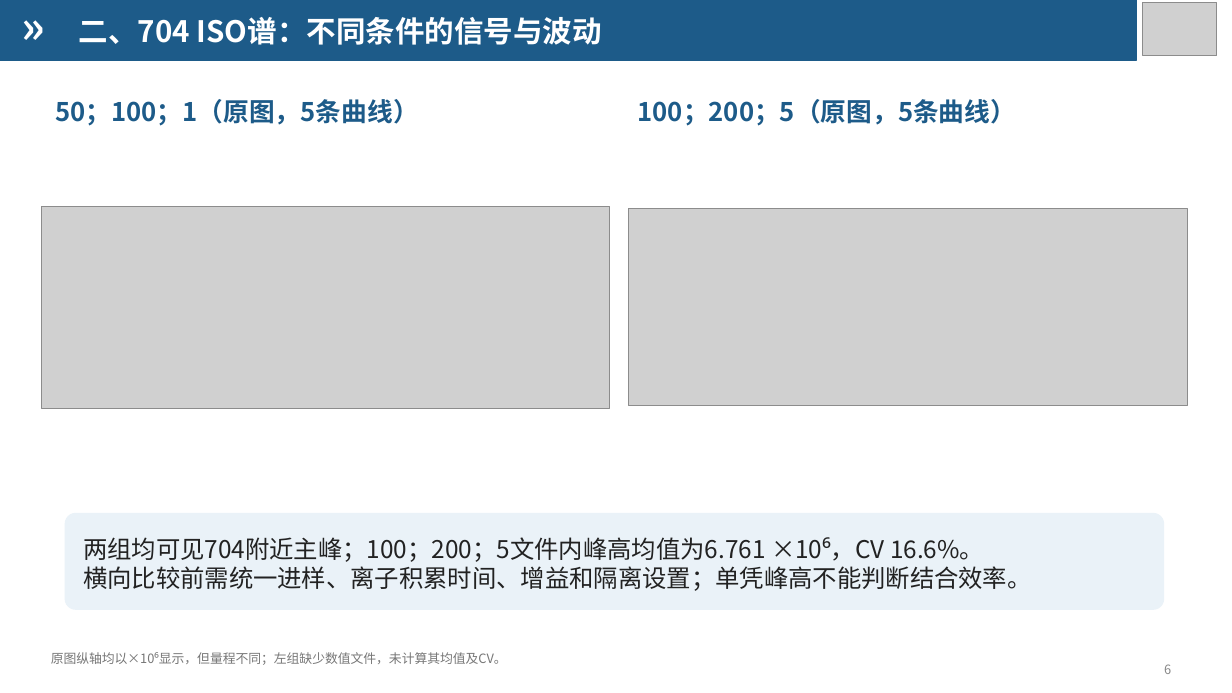
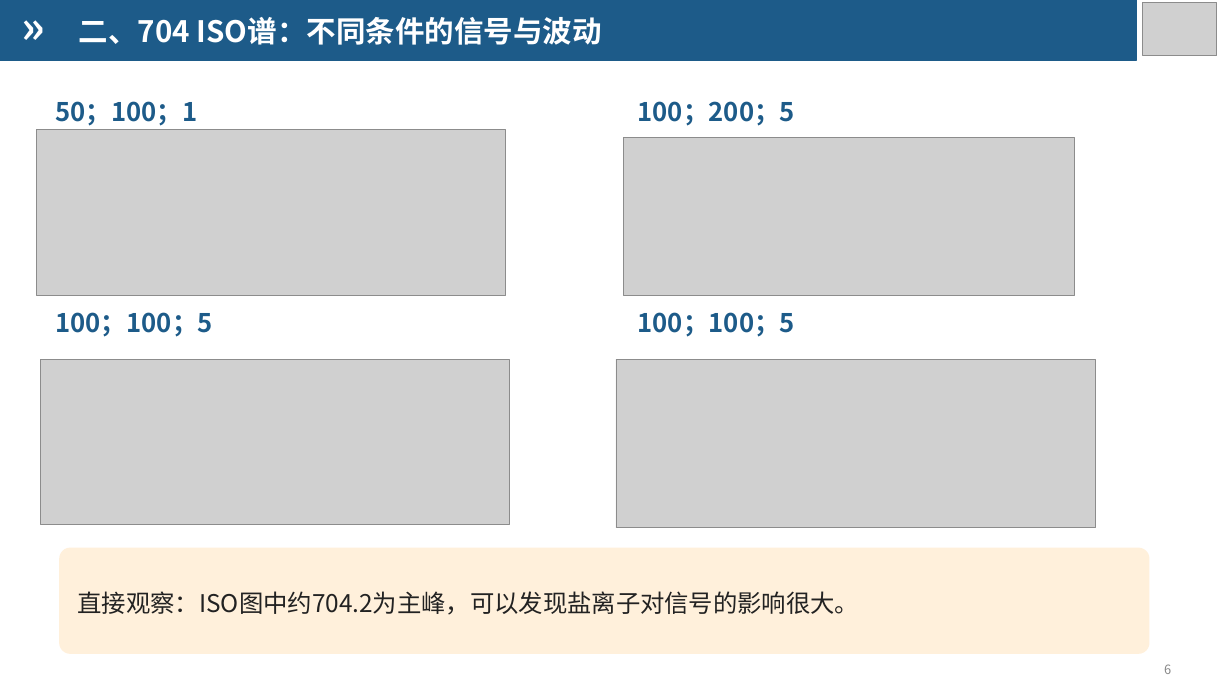
Before and after one commit to yy8jiuk25m23/ppt-skills, a slide deck: slide 6 of reports/weekly-report-draft/weekly-report.pptx. Drawn at 1232x693 pixels with LibreOffice and Linux fonts; fonts in the diff are those of the drawing; grey boxes stand for pictures. Boxes give left, top, right and bottom in pixels: in the first picture for what was removed or moved away, otherwise in the second. Text is boxed around its words. In the diff, an @@ line names an element or a change of style, - is before the commit and + after.

```diff
--- a/reports/weekly-report-draft/weekly-report.pptx
+++ b/reports/weekly-report-draft/weekly-report.pptx
@@ text at (55,101,197,126): text changed @@
-50；100；1（原图，5条曲线）
+50；100；1
@@ text at (638,101,796,126): text changed @@
-100；200；5（原图，5条曲线）
+100；200；5
@@ picture: place and size @@
-picture at (42,206,610,408)
+picture at (37,129,506,296)
@@ picture: place and size @@
-picture at (628,209,1188,406)
+picture at (624,138,1075,296)
@@ text added at (55,312,213,337), 20 pt, text #1D5B89, bold @@
+100；100；5
@@ text added at (638,312,796,337), 20 pt, text #1D5B89, bold @@
+100；100；5
@@ picture added at (41,360,509,524) @@
@@ picture added at (616,360,1096,528) @@
@@ text removed at (83,537,1032,591) @@
-两组均可见704附近主峰；100；200；5文件内峰高均值为6.761 ×10⁶，CV 16.6%。
-横向比较前需统一进样、离子积累时间、增益和隔离设置；单凭峰高不能判断结合效率。
@@ rounded rectangle: place and size @@
-rounded rectangle at (65,513,1165,610)
+rounded rectangle at (59,548,1150,654)
@@ rounded rectangle at (59,548,1150,654): fill #EAF2F8 to #FFF0DB; proportions changed @@
@@ text added at (78,591,860,615), 19 pt, text #222222 @@
+直接观察：ISO图中约704.2为主峰，可以发现盐离子对信号的影响很大。
@@ text removed at (51,652,507,665) @@
-原图纵轴均以×10⁶显示，但量程不同；左组缺少数值文件，未计算其均值及CV。
```
Also in this commit, not shown: 5 other slides changed, 1 slide added, 4 slides removed, 1 other file.
